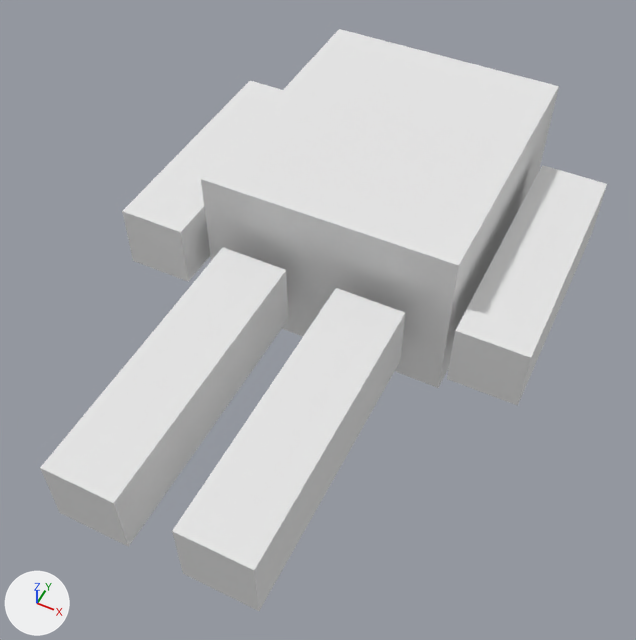
A saved change to the Blender file blender/Body_Skelett.blend.
One viewpoint serves both versions: a camera (50 mm lens) standing at (0.305, -0.272, 0.718) and looking at (0.007, 0.322, -0.025). Every picture has the same lights, and +X, +Y and +Z are marked at lower left.
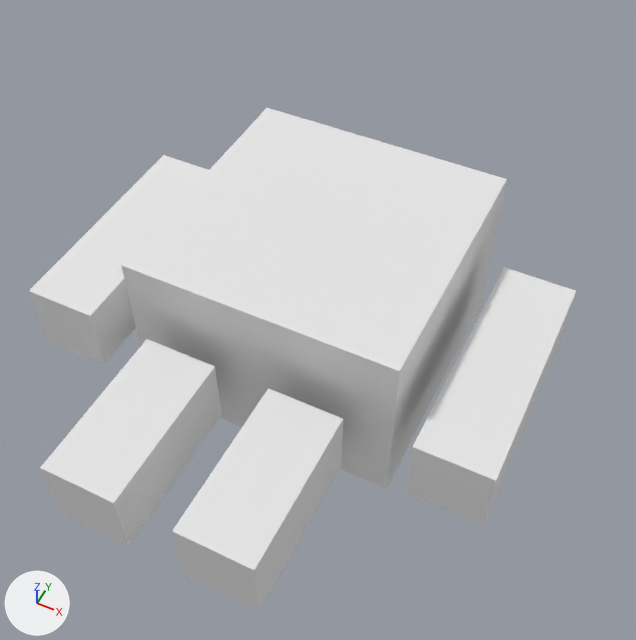
Where the change shows, as pixel boxes (x1, y1, x2, y2) in the pictures (636 x 640 px; the box of a moved part takes in the faces that stretch with it):
'Cube', reshaped (14% shorter): before (40, 29, 607, 611); after (29, 108, 576, 611)
part 1 of me_cube, moved or reshaped: before (122, 81, 282, 282); after (29, 155, 209, 364)
part 2 of me_cube, moved or reshaped: before (447, 165, 607, 406); after (406, 267, 576, 525)
part 3 of me_cube, moved or reshaped: before (201, 29, 559, 388); after (121, 108, 507, 489)
part 4 of me_cube, moved or reshaped: before (40, 248, 405, 611); after (40, 339, 343, 611)

Diff of the bpy script that builds the scene:
```diff
--- a/blender/Body_Skelett.blend.py
+++ b/blender/Body_Skelett.blend.py
@@ me_cube @@
 me_cube.from_pydata(...)  # 40 vertices, 30 faces; spans x -0.245..0.245, y 0.0..0.7, z -0.1..0.1
 # used by ob_cube; location = (0.0, 0.0, 0.0)
 # before: 18 (-0.11, 0.32, -0.04), 19 (-0.11, 0.32, 0.04) at pixel (222, 247), 22 (-0.03, 0.32, -0.04) at pixel (288, 319), 23 (-0.03, 0.32, 0.04) at pixel (286, 270), 26 (0.03, 0.32, -0.04)
 # before: 27 (0.03, 0.32, 0.04) at pixel (336, 287), 30 (0.11, 0.32, -0.04) at pixel (400, 361), 31 (0.11, 0.32, 0.04) at pixel (405, 312)
+# me_cube part 1: the loose piece of 8 vertices spanning x -0.245..-0.165, y 0.32..0.62, z -0.04..0.04 is scaled about its middle by (1, 0.867, 1), then moved by (-0.015, -0.17, 0.0)
+# me_cube part 2: the loose piece of 8 vertices spanning x 0.165..0.245, y 0.32..0.62, z -0.04..0.04 is scaled about its middle by (1, 0.867, 1), then moved by (0.015, -0.17, 0.0)
+# me_cube part 3: the loose piece of 8 vertices spanning x -0.15..0.15, y 0.35..0.7, z -0.1..0.1 is scaled about its middle by (1, 0.857, 1), then moved by (0.0, -0.175, 0.0)
+# me_cube part 4
+for i in [18, 19, 22, 23, 26, 27, 30, 31]: me_cube.vertices[i].co += Vector((0.0, -0.15, 0.0))
 me_cube.materials.append(mat_material)
```
